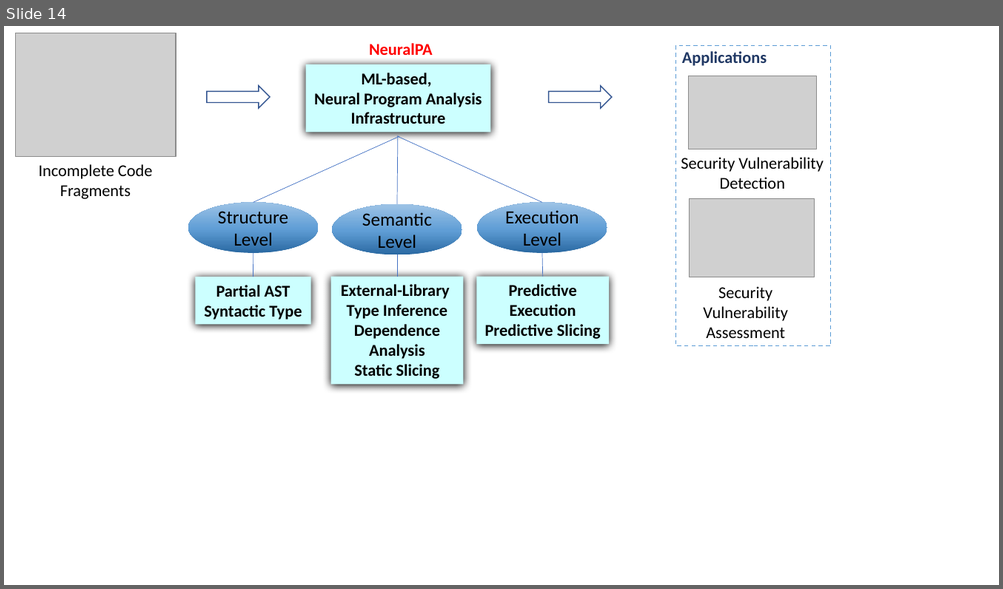
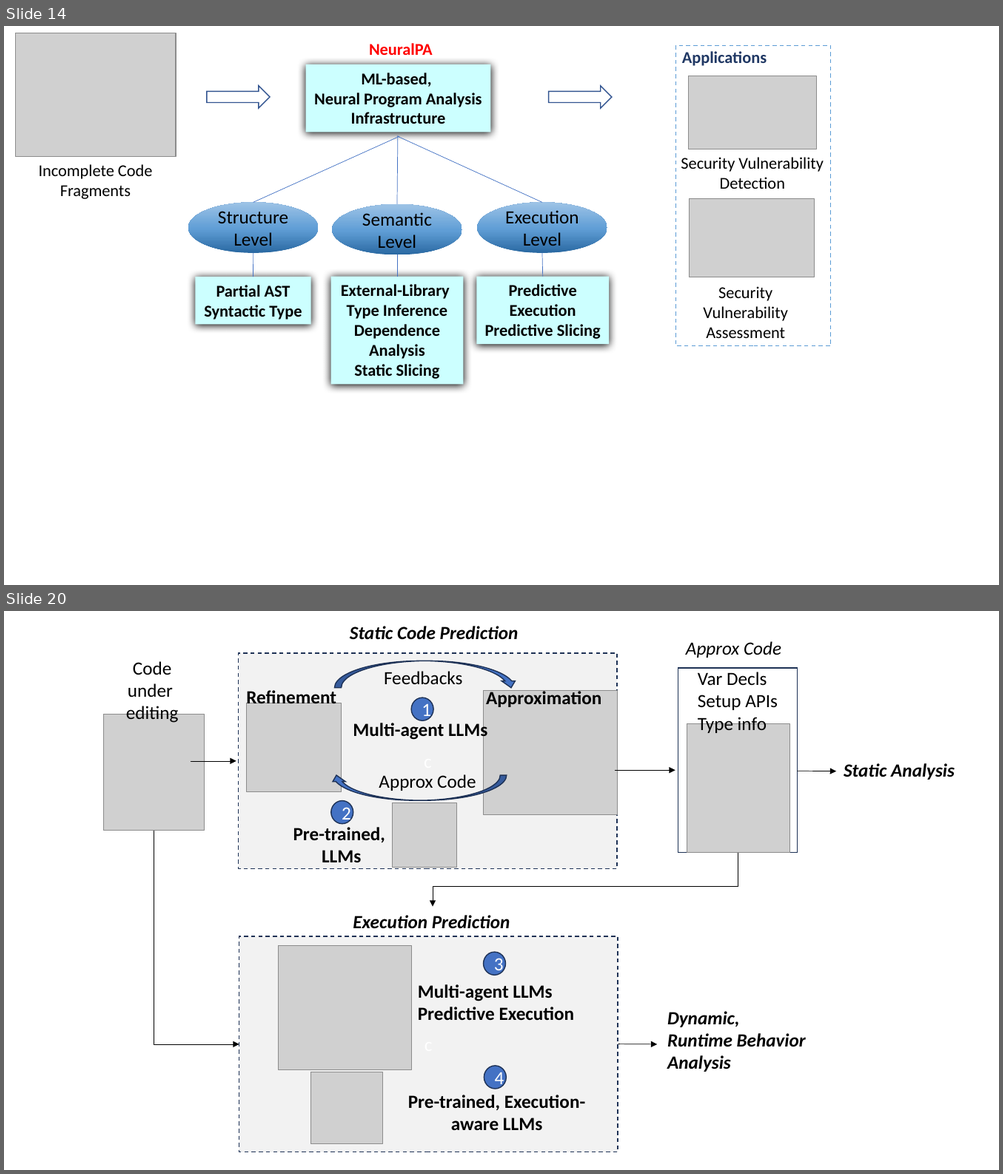
Before and after one commit to tien-n-nguyen/neuralppa, a slide deck: figures.pptx. Shown one above the other, each under a label of ours: slide 14 before the commit, slides 14 and 20 after it; the slides between them are not shown. The pictures are 1003x589 and 1003x1174 pixels, drawn with LibreOffice and Linux fonts; fonts in the diff are those of the drawing; grey boxes stand for pictures. Boxes give left, top, right and bottom in pixels: in the first picture for what was removed or moved away, otherwise in the second. Text is boxed around its words. In the diff, an @@ line names an element or a change of style, - is before the commit and + after.

```diff
--- a/figures.pptx
+++ b/figures.pptx
@@ slide 20 added at box(4, 611, 999, 1170), background #FFFFFF @@
@@ text added at box(350, 626, 518, 640), 18 pt, text #000000, bold, italic @@
+Static Code Prediction
@@ rectangle added at box(239, 653, 617, 870), fill #F2F2F2, outline #1E3256 1 pt dashed @@
@@ text added at box(126, 661, 179, 723), 18 pt, text #000000 @@
+Code
+under
+editing
@@ group added at box(677, 641, 797, 853): 2 texts, 1 rectangle, 1 picture @@
+Approx Code
+Var Decls
+Setup APIs
+Type info
@@ ellipse added at box(412, 698, 434, 721), fill #4472C4, outline #1E3256 1 pt, 18 pt, text #FFFFFF @@
+1
@@ picture added at box(103, 715, 204, 831) @@
@@ text added at box(353, 721, 487, 741), 18 pt, text #000000, bold @@
+Multi-agent LLMs
@@ arrow added from (190, 761) to (236, 761), #000000 0.5 pt @@
@@ text added at box(843, 763, 954, 780), 18 pt, text #000000, bold, italic @@
+Static Analysis
@@ group added at box(246, 661, 617, 815): 4 texts, 2 pictures, 2 curved down arrows @@
+Refinement
+Approximation
+Approx Code
+Feedbacks
@@ arrow added from (615, 771) to (675, 771), #000000 0.5 pt @@
@@ arrow added from (797, 772) to (836, 772), #000000 0.5 pt @@
@@ ellipse added at box(331, 801, 353, 824), fill #4472C4, outline #1E3256 1 pt, 18 pt, text #FFFFFF @@
+2
@@ picture added at box(392, 803, 458, 868) @@
@@ elbow arrow added from (154, 831) to (239, 1045), #000000 0.5 pt @@
@@ text added at box(293, 827, 385, 863), 18 pt, text #000000, bold @@
+Pre-trained,
+LLMs
@@ elbow arrow added from (738, 853) to (432, 907), #000000 0.5 pt @@
@@ text added at box(353, 915, 510, 929), 18 pt, text #000000, bold, italic @@
+Execution Prediction
@@ rectangle added at box(239, 937, 617, 1153), fill #F2F2F2, outline #1E3256 1 pt dashed @@
@@ picture added at box(278, 946, 412, 1071) @@
@@ ellipse added at box(483, 952, 506, 975), fill #4472C4, outline #1E3256 1 pt, 18 pt, text #FFFFFF @@
+3
@@ text added at box(418, 985, 575, 1021), 18 pt, text #000000, bold @@
+Multi-agent LLMs
+Predictive Execution
@@ text added at box(667, 1011, 805, 1072), 18 pt, text #000000, bold, italic @@
+Dynamic,
+Runtime Behavior
+Analysis
@@ arrow added from (618, 1045) to (657, 1045), #000000 0.5 pt @@
@@ picture added at box(310, 1073, 382, 1145) @@
@@ ellipse added at box(484, 1066, 506, 1089), fill #4472C4, outline #1E3256 1 pt, 18 pt, text #FFFFFF @@
+4
@@ text added at box(408, 1095, 585, 1130), 18 pt, text #000000, bold @@
+Pre-trained, Execution-aware LLMs
```
Also in this commit, not shown: 5 other slides added, 3 other files.
